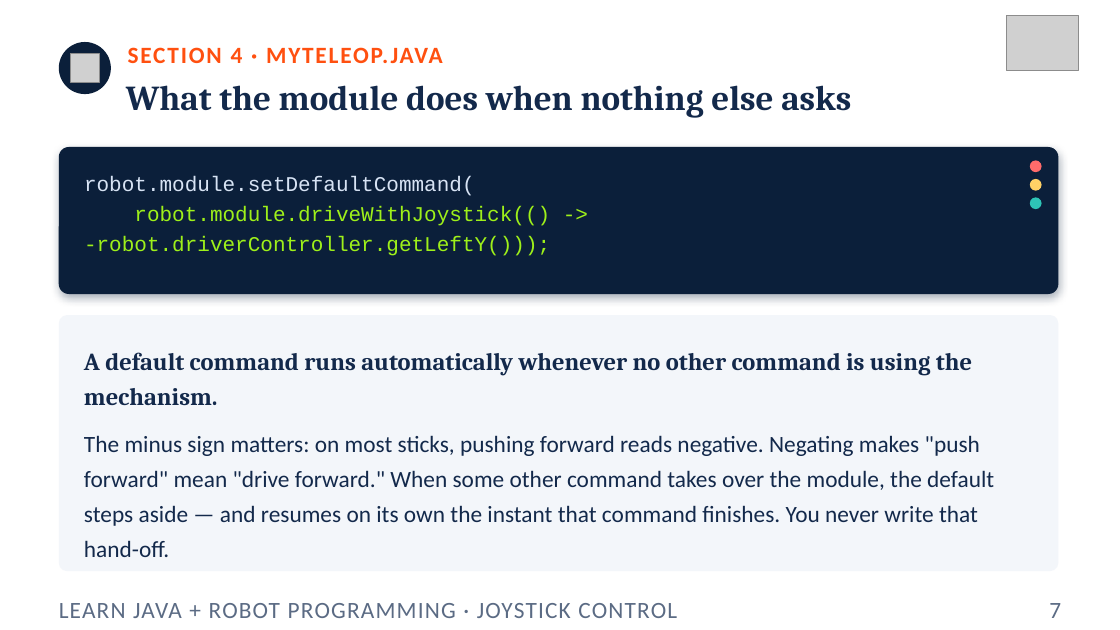
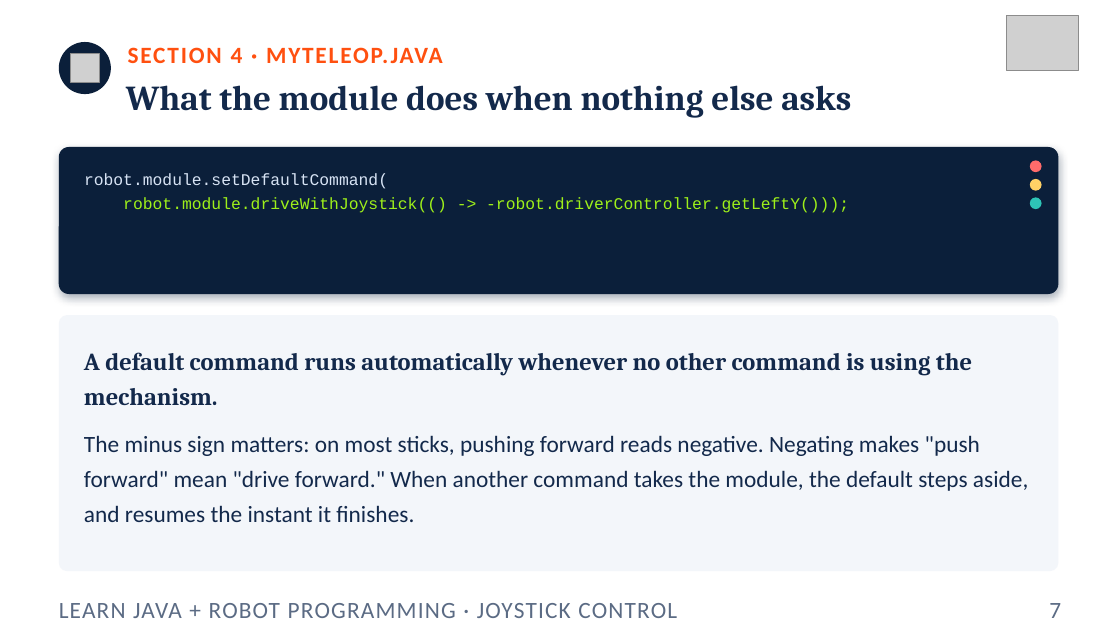
Before and after one commit to FRC5010/BasicRobotLessons, a slide deck: slide 7 of docs/presentations/v3/02-joystick-control.pptx. Drawn at 1120x630 pixels with LibreOffice and Linux fonts; fonts in the diff are those of the drawing; grey boxes stand for pictures. Boxes give left, top, right and bottom in pixels: in the first picture for what was removed or moved away, otherwise in the second. Text is boxed around its words. In the diff, an @@ line names an element or a change of style, - is before the commit and + after.

```diff
--- a/docs/presentations/v3/02-joystick-control.pptx
+++ b/docs/presentations/v3/02-joystick-control.pptx
@@ text "robot.module.setDefaultCommand(" at (84, 173, 849, 213): size 18 to 14 pt @@
@@ text at (84, 435, 1028, 522): text changed @@
-The minus sign matters: on most sticks, pushing forward reads negative. Negating makes "push forward" mean "drive forward." When some other command takes over the module, the default steps aside — and resumes on its own the instant that command finishes. You never write that hand-off.
+The minus sign matters: on most sticks, pushing forward reads negative. Negating makes "push forward" mean "drive forward." When another command takes the module, the default steps aside, and resumes the instant it finishes.
```
Also in this commit, not shown: 3 other slides changed, 11 other files.
